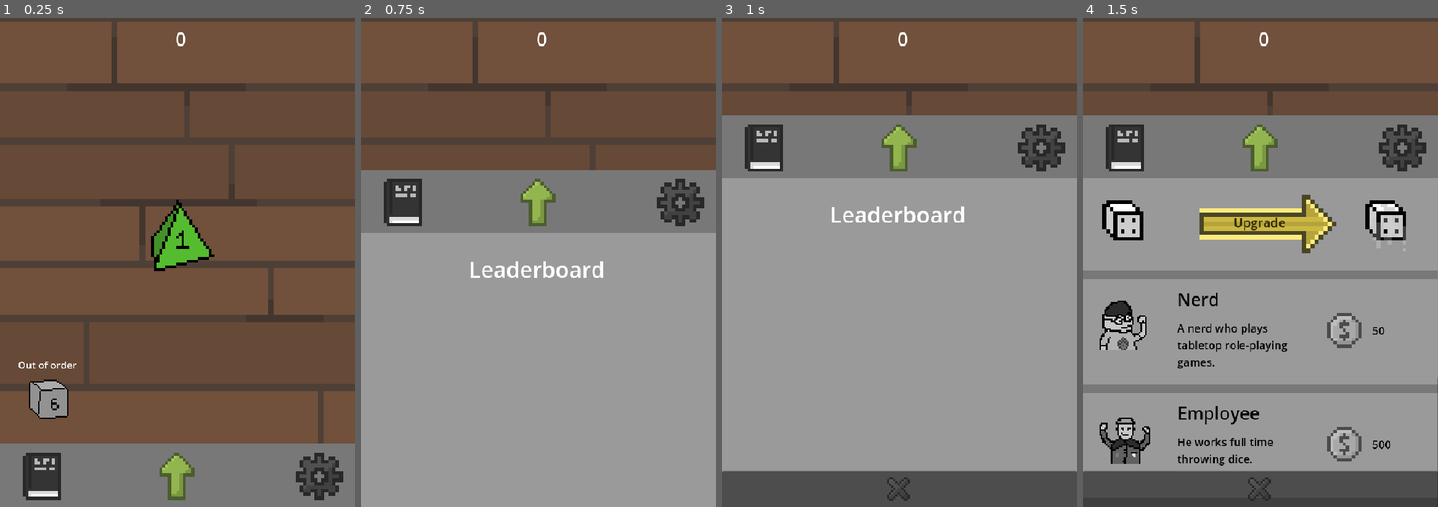
Above: before the commit, frames 1-4 (left to right).
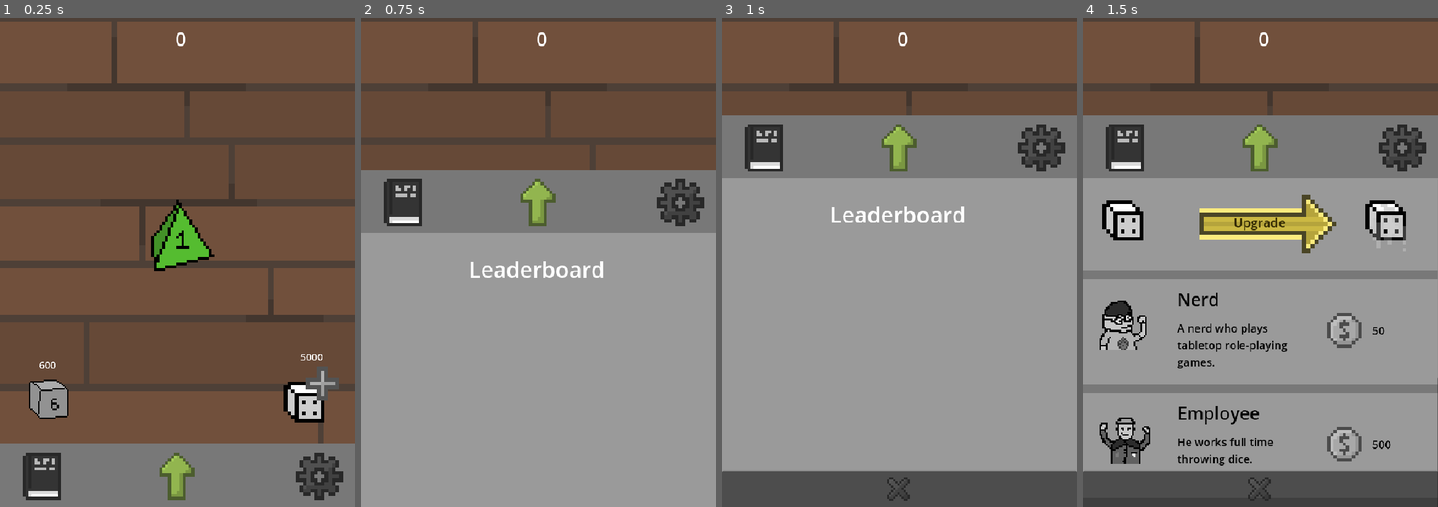
Above: after the commit, the same moments.

Repository: redsilvernight/DiceClicker
Game: Godot game, scene res://Scene/main.tscn
Same seed, same stepped clock (60 frames per second), same inputs: the game is played once before the commit and once after it.
Inputs (mouse positions are in pixels of both pictures, inside the frame that each line leads up to):
- Up to frame 1 (0.25 s): no input
- Up to frame 2 (0.75 s): click (403, 477) at 0.5 s
- Up to frame 3 (1 s): no input
- Up to frame 4 (1.5 s): click (1260, 150) at 1.25 s

The runs differ from the first frame. In frame 1, 1.3% of the frame differs, in the area x 5-96%, y 68-83%; in frame 2, nothing differs; in frame 3, nothing differs; in frame 4, nothing differs.

Commit message:
working multiple dices

Diff:
--- a/Scene/hud.tscn
+++ b/Scene/hud.tscn
@@ -71,7 +71,6 @@
 texture = ExtResource("2_fmoiy")
 
 [node name="addDice" type="Button" parent="."]
-visible = false
 z_index = 1
 anchors_preset = 6
 anchor_left = 1.0
@@ -99,8 +98,9 @@
 anchor_right = 0.5
 anchor_bottom = 1.0
 offset_left = -108.0
-offset_top = -218.0
+offset_top = -200.0
 offset_right = 108.0
+offset_bottom = 18.0
 grow_horizontal = 2
 grow_vertical = 0
 texture = ExtResource("3_et0hg")
@@ -109,11 +109,12 @@
 z_as_relative = false
 layout_mode = 0
 offset_left = -16.0
-offset_top = -46.0
+offset_top = -40.0
 offset_right = 221.0
-offset_bottom = 4.0
+offset_bottom = 10.0
 theme_override_font_sizes/font_size = 36
-text = "Ajouter un dé"
+text = "5000"
+horizontal_alignment = 1
 
 [node name="addDiceFace" type="Button" parent="."]
 offset_left = 56.0
--- a/Script/Hud/hud.gd
+++ b/Script/Hud/hud.gd
@@ -9,7 +9,7 @@
 	var menu = menuScene.instantiate()
 	add_child(menu)
 
-	get_node("RollDice").connect("dice_rolled",updateScore)
+	get_node("RollDice").connect("dice_rolled", updateScore)
 	updateDiceFace()
 	canBuyUpgrade()
 
@@ -68,7 +68,10 @@
 		dice_face_upgrade.get_node("Label").text = "Out of order"
 
 	if Global.nbr_dice < Global.max_dice:
-		dice_upgrade_price = Global.nbr_dice * 10000
+		dice_upgrade_price = Global.nbr_dice * 5000
+		dice_upgrade.get_node("Label").text = str(dice_upgrade_price)
+	else:
+		dice_upgrade.get_node("Label").text = "Out of order"
 
 	if Global.score >= dice_face_upgrade_price and Global.nbr_dice_face != 20:
 		dice_face_upgrade.get_node("AnimatedSprite2D").material = null
@@ -76,11 +79,10 @@
 	else:
 		dice_face_upgrade.get_node("AnimatedSprite2D").material = ShaderManager.bwShaderMaterial()
 		dice_face_upgrade.disabled = true
-		dice_face_upgrade.get_node("Label").text = "Out of order"
 
-	if Global.score >= dice_upgrade_price and Global.nbr_dice != 5:
-		dice_upgrade.material = null
+	if Global.score >= dice_upgrade_price and Global.nbr_dice < Global.max_dice:
+		dice_upgrade.get_node("TextureRect").material = null
 		dice_upgrade.disabled = false
 	else:
-		dice_upgrade.material = ShaderManager.bwShaderMaterial()
+		dice_upgrade.get_node("TextureRect").material = ShaderManager.bwShaderMaterial()
 		dice_upgrade.disabled = true
--- a/Script/animatedDice.gd
+++ b/Script/animatedDice.gd
@@ -21,6 +21,11 @@
 			start_rolling()
 
 func start_rolling() -> void:
+	for child in $"..".get_children():
+		if child.scene_file_path == "res://Scene/animatedDice.tscn":
+			child.z_index = 0
+	z_index = 1
+
 	AudioManager.playRollingSound()
 	dice_rolling = true
 	$AnimatedSprite2D.play("roll_d" + str(Global.nbr_dice_face))
--- a/Script/global.gd
+++ b/Script/global.gd
@@ -10,7 +10,7 @@
 var menu_is_open: bool = false
 
 var all_dice_face: Array = [4, 6, 8, 10, 12, 20]
-var max_dice: int = 5
+var max_dice: int = 3
 
 var nbr_dice_face: int = all_dice_face[0]
 var nbr_dice: int = 1
@@ -24,6 +24,7 @@
 @onready var all_rollers: Dictionary = getRollers()
 @onready var all_dice: Array = getDice()
 @onready var icon_current_nbr_face: CompressedTexture2D = getIconCurrentNbrFace()
+@onready var DiceScene = load("res://Scene/animatedDice.tscn")
 
 func _ready() -> void:
 	connect("tree_exiting", Callable(self, "_on_tree_exiting"))
@@ -64,14 +65,23 @@
 func addDiceFace():
 	if all_dice_face.find(nbr_dice_face) + 1 < all_dice_face.size() :
 		nbr_dice_face = all_dice_face[all_dice_face.find(nbr_dice_face) + 1]
-		get_parent().get_node("Main").get_node("Hud").get_node("RollDice").get_node("AnimatedSprite2D").animation = "score_d" + str(Global.nbr_dice_face)
-		get_parent().get_node("Main").get_node("Hud").get_node("RollDice").get_node("AnimatedSprite2D").frame = 1
+		var allDices = get_parent().get_node("Main").get_node("Hud").get_children()
+		for dice in allDices:
+			if dice.scene_file_path == "res://Scene/animatedDice.tscn":
+				dice.get_node("AnimatedSprite2D").animation = "score_d" + str(Global.nbr_dice_face)
+				dice.get_node("AnimatedSprite2D").frame = 1
 		get_parent().get_node("Main").get_node("Hud").updateDiceFace()
 		getIconCurrentNbrFace()
 
 func addDice():
 	if nbr_dice < max_dice:
 		nbr_dice += 1
+		var newDice = DiceScene.instantiate()
+		newDice.connect("dice_rolled", get_parent().get_node("Main").get_node("Hud").updateScore)
+		var newPosX = randf_range(screen_size.x * 0.1, screen_size.x * 0.9)
+		var newPosY = randf_range(screen_size.y * 0.2, screen_size.y * 0.6)
+		newDice.position = Vector2(newPosX, newPosY)
+		get_parent().get_node("Main").get_node("Hud").add_child(newDice)
 
 func saveGame():
 	var buyed_roller: Dictionary
--- a/Script/main.gd
+++ b/Script/main.gd
@@ -1,4 +1,16 @@
 extends Node2D
+
+@onready var DiceScene = load("res://Scene/animatedDice.tscn")
+
+func _ready() -> void:
+	if Global.nbr_dice > 1:
+		for i in range(Global.nbr_dice - 1):
+			var newDice = DiceScene.instantiate()
+			newDice.connect("dice_rolled", $Hud.updateScore)
+			var newPosX = randf_range(get_viewport_rect().size.x * 0.1, get_viewport_rect().size.x * 0.9)
+			var newPosY = randf_range(get_viewport_rect().size.y * 0.2, get_viewport_rect().size.y * 0.6)
+			newDice.position = Vector2(newPosX, newPosY)
+			$Hud.add_child(newDice)
 
 func _process(_delta: float) -> void:
 	autoClick()
